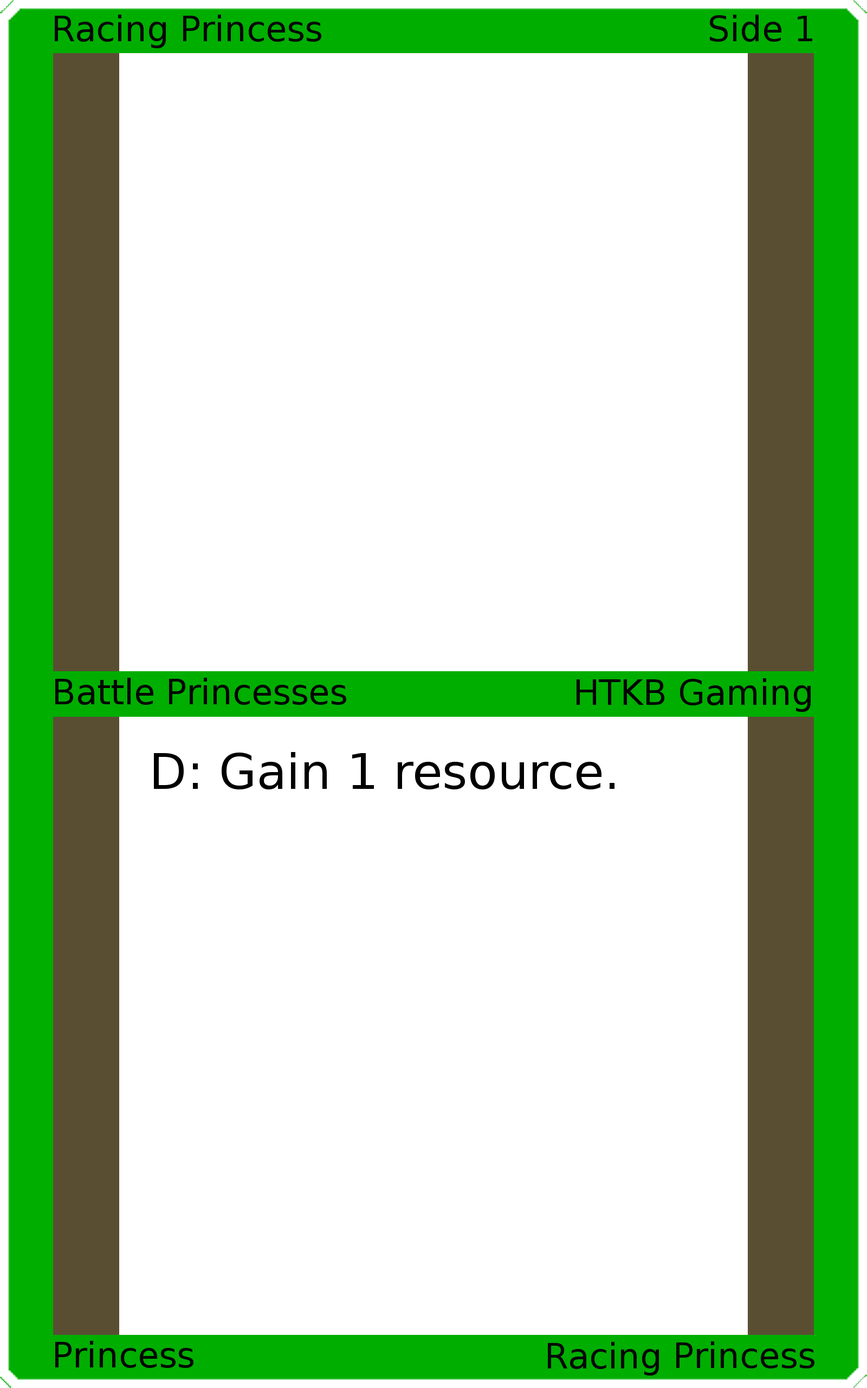
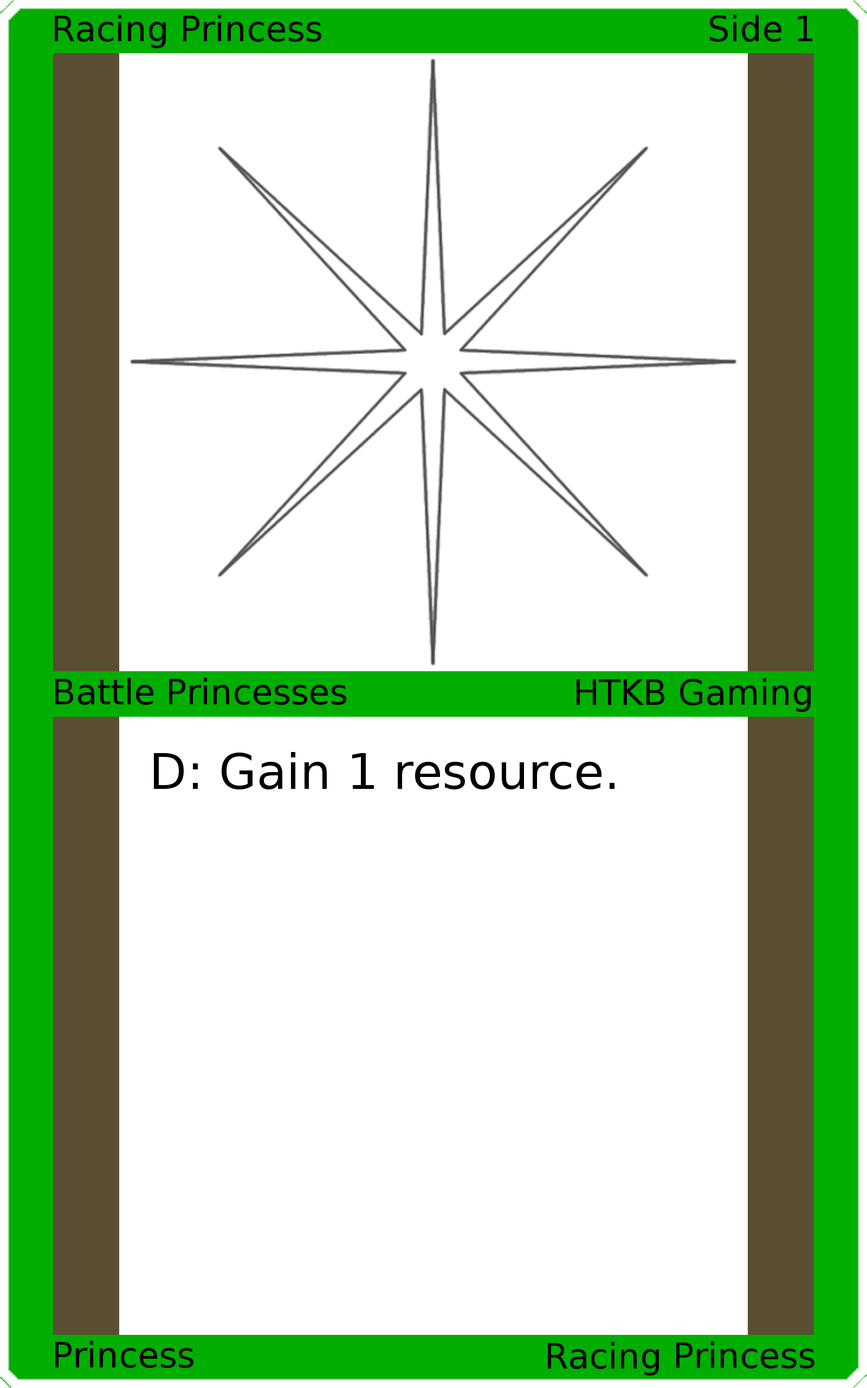
The second w=867, h=1388 image is a revision of the first. Changes to its layers:
added layer "Art" above "Top Background" over [129, 57, 738, 666]
